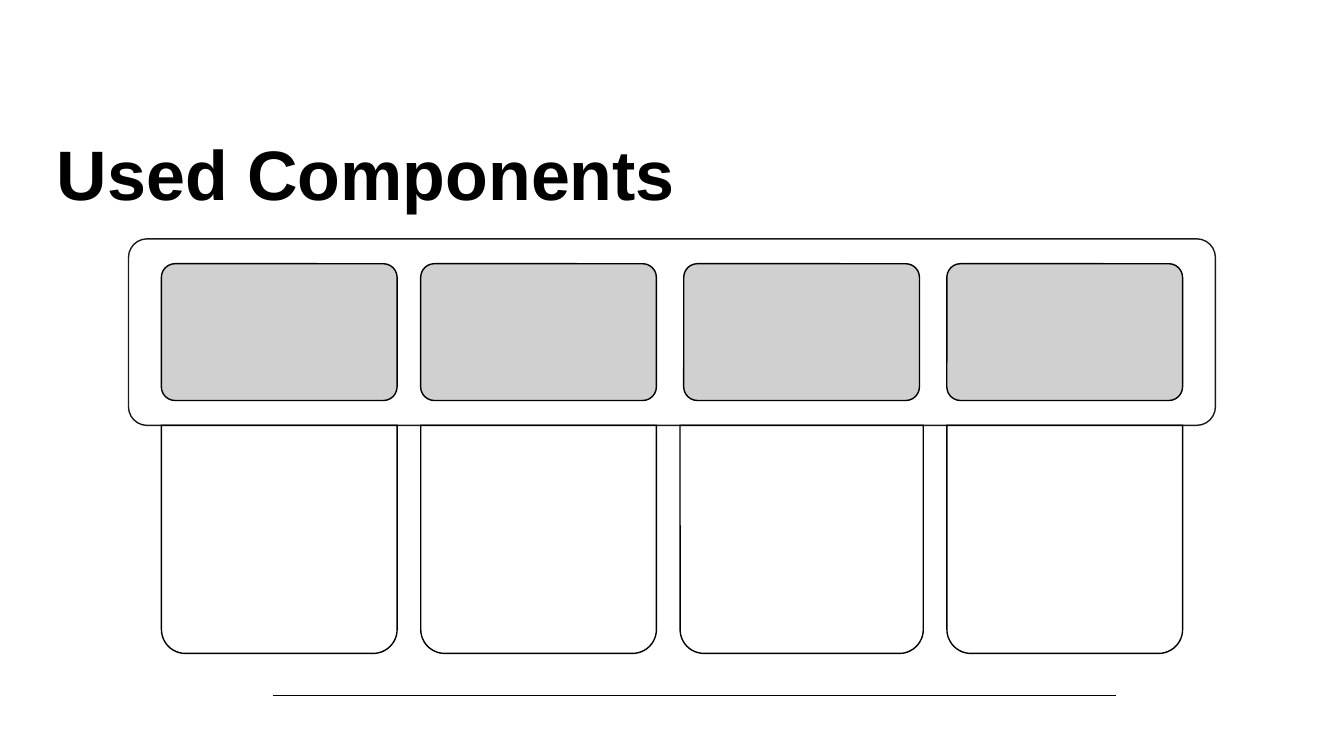
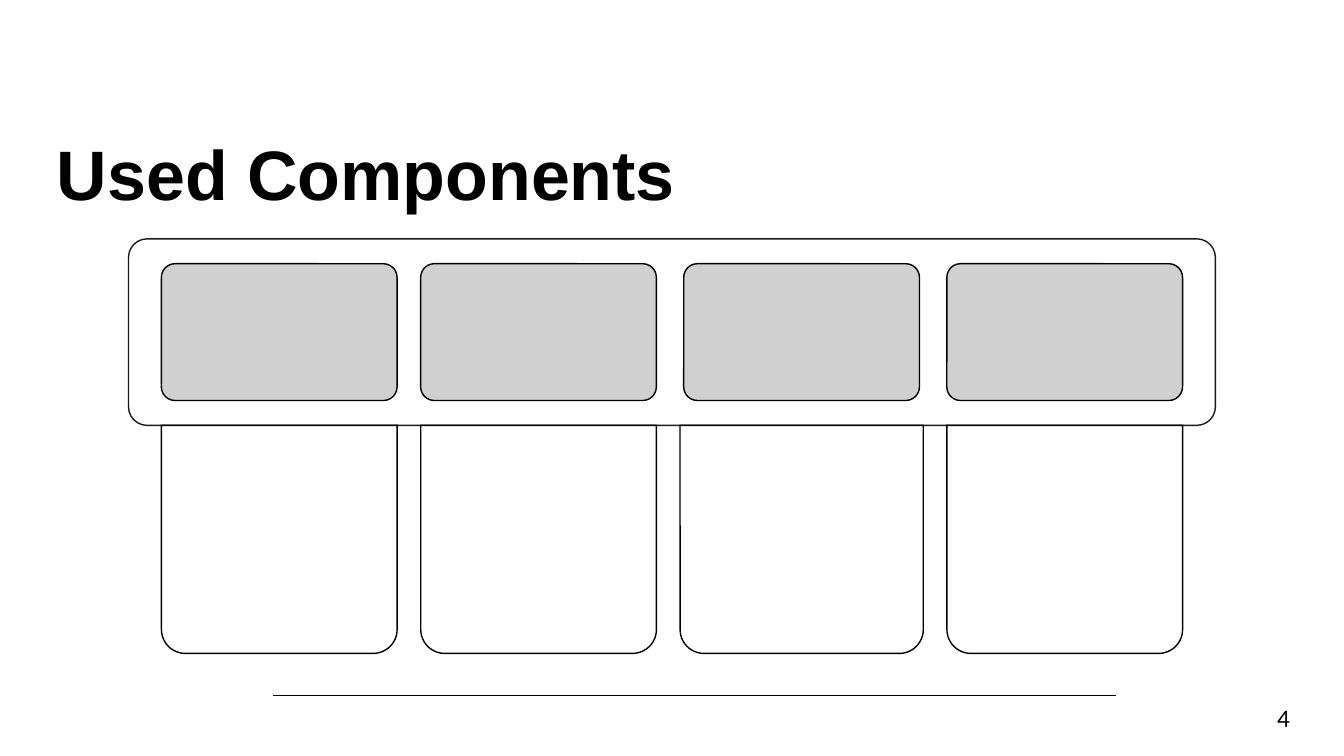
Before and after one commit to JonasVanhulst/DepthMonitor, a slide deck: slide 5 of Presentation/Elektronische_Systemen_Sensors.pptx. Drawn at 1344x756 pixels with LibreOffice and Linux fonts; fonts in the diff are those of the drawing; grey boxes stand for pictures; background and template pictures are left out. Boxes give left, top, right and bottom in pixels: in the first picture for what was removed or moved away, otherwise in the second. Text is boxed around its words. In the diff, an @@ line names an element or a change of style, - is before the commit and + after.

```diff
--- a/Presentation/Elektronische_Systemen_Sensors.pptx
+++ b/Presentation/Elektronische_Systemen_Sensors.pptx
@@ text added at (x1=1277, y1=710, x2=1290, y2=727), 18 pt, text #000000 @@
+4
```
Also in this commit, not shown: 7 other slides changed.
